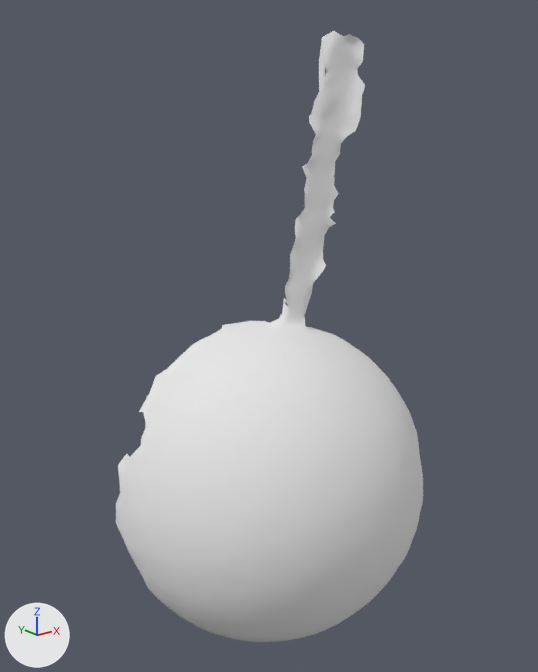
One commit to the OBJ model res/pendulum_horizontal/Pendulum_horizontal.000031.obj: the scene before it, then after it.
Camera for both pictures: a 50 mm camera at (-343.0, -231.0, 322.0) aimed at (36.0, 243.0, 133.0). Lighting does not change. The marker at lower left points along +X, +Y and +Z. Where no turn or scale is listed for an object, it has been applied to the vertices.

The first picture shows 'Pendulum_horizontal.000031'.
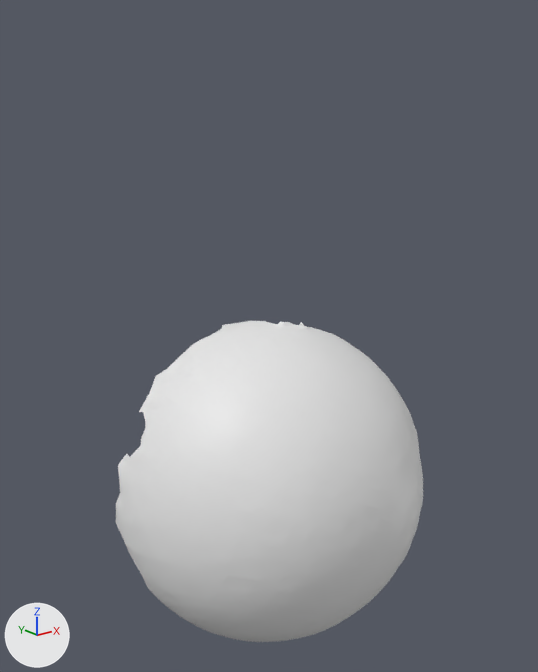
Location of each change, (x1, y1, x2, y2) in pixels of the pictures (538 x 672 px):
'Pendulum_horizontal.000031', reshaped (47% shorter)
    before: (115, 31, 423, 642)
    after: (115, 321, 423, 642)
part 1 of me_pendulum_horizontal_000031, deleted
    before: (270, 31, 365, 325)

The change, as a list of edits to the scene's bpy script:
```text
Change me_pendulum_horizontal_000031:
    used by ob_pendulum_horizontal_000031; location = (0.0, 0.0, 0.0)
    remove me_pendulum_horizontal_000031.from_pydata(...)  # 5333 vertices, 10504 faces; spans x -93.0..199.0, y 125.0..316.0, z -158.0..378.0
    remove me_pendulum_horizontal_000031.materials.append(mat_pendulum_horizontal_000031)  # white #e7e7e7
    add me_pendulum_horizontal_000031.from_pydata(...)  # 4856 vertices, 9622 faces; spans x -93.0..199.0, y 125.0..316.0, z -158.0..136.0
    me_pendulum_horizontal_000031 part 1: 477 vertices removed from x 66.0..120.0, y 217.0..268.0, z 135.0..378.0
```
